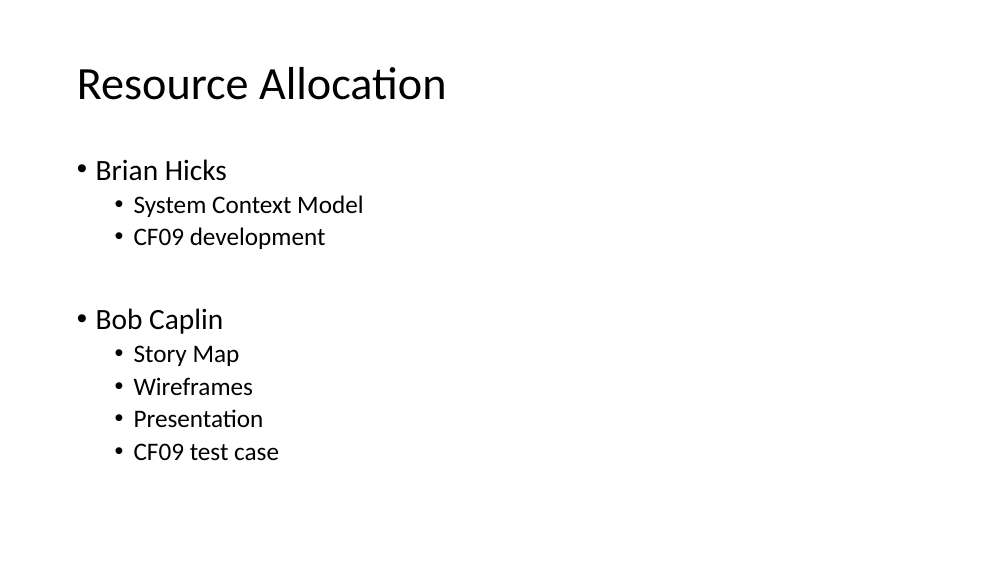
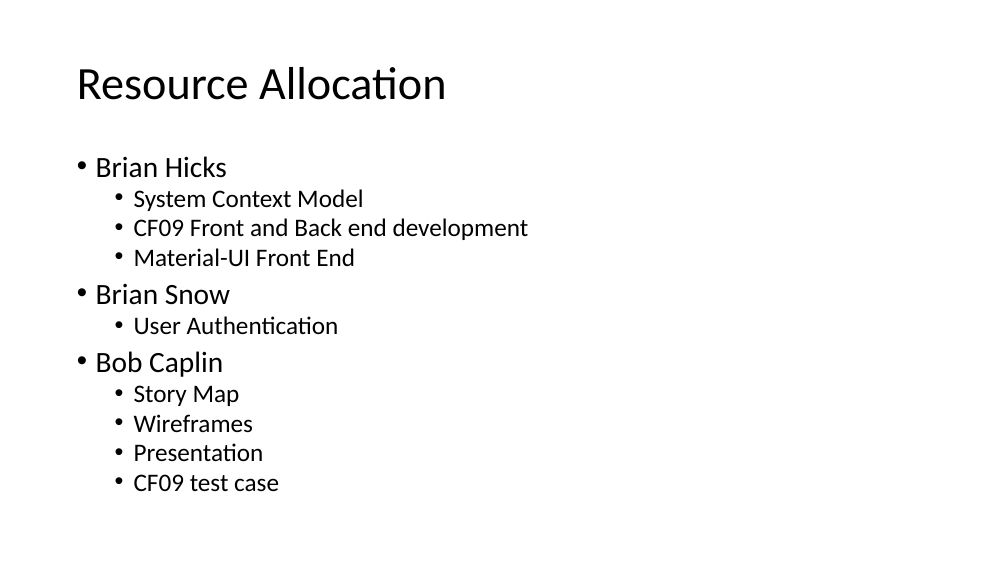
Before and after one commit to audiblePi/career-finder, a slide deck: slide 4 of docs/sprint1Presentation.pptx. Drawn at 1008x567 pixels with LibreOffice and Linux fonts; fonts in the diff are those of the drawing. Boxes give left, top, right and bottom in pixels: in the first picture for what was removed or moved away, otherwise in the second. Text is boxed around its words. In the diff, an @@ line names an element or a change of style, - is before the commit and + after.

```diff
--- a/docs/sprint1Presentation.pptx
+++ b/docs/sprint1Presentation.pptx
@@ text at <box>96,156,363,492</box>: line spacing 0.9 to 0.8 @@
@@ text at <box>96,218,529,335</box>: text changed @@
-  • CF09 development
+  • CF09 Front and Back end development
+  • Material-UI Front End
+• Brian Snow
+  • User Authentication
```
Also in this commit, not shown: 2 other slides changed.
